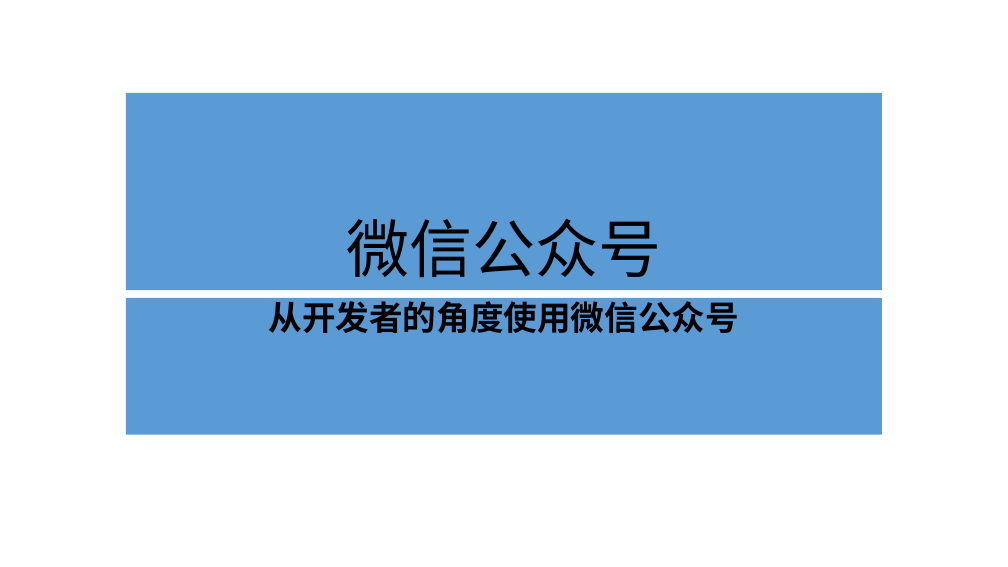
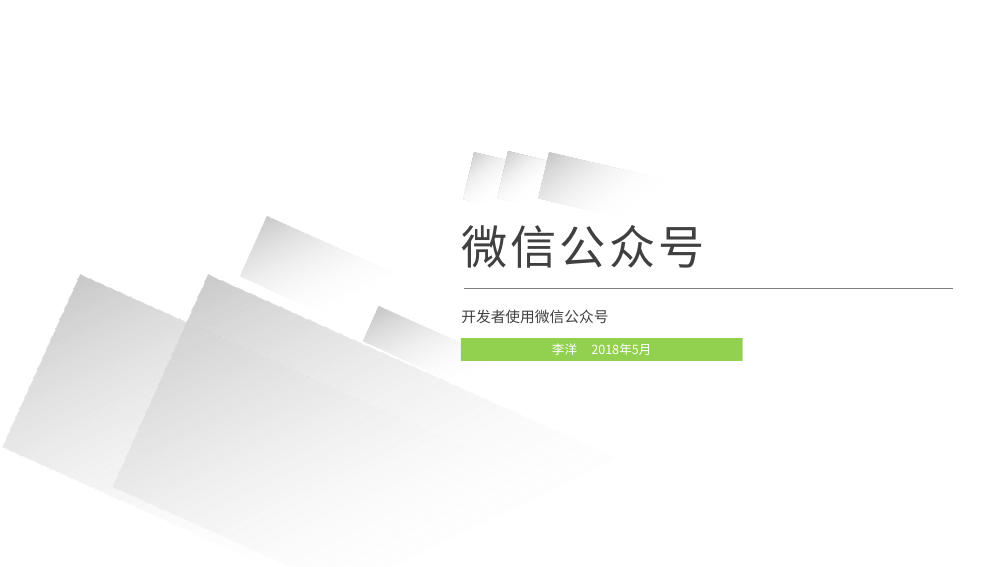
Before and after one commit to liyang1900/test, a slide deck: slide 1 of 微信公众号.pptx. Drawn at 1008x567 pixels with LibreOffice and Linux fonts; fonts in the diff are those of the drawing. Boxes give left, top, right and bottom in pixels: in the first picture for what was removed or moved away, otherwise in the second. Text is boxed around its words. In the diff, an @@ line names an element or a change of style, - is before the commit and + after.

```diff
--- a/微信公众号.pptx
+++ b/微信公众号.pptx
@@ rectangle added at (464, 153, 545, 216), fill gradient #23A9FF to #BFBFBF to #FFFFFF @@
@@ rectangle added at (498, 152, 578, 215), fill gradient #23A9FF to #BFBFBF to #FFFFFF @@
@@ rectangle added at (539, 152, 723, 239), fill gradient #23A9FF to #BFBFBF to #FFFFFF @@
@@ rectangle added at (241, 217, 467, 366), fill gradient #23A9FF to #BFBFBF to #FFFFFF @@
@@ text "微信公众号": place and size @@
-text "微信公众号" at (126, 93, 882, 290)
+text "微信公众号" at (461, 225, 705, 268)
@@ text "微信公众号" at (461, 225, 705, 268): size 60 to 44 pt, font Calibri to Noto Sans CJK SC, text colour #000000 to #404040, letter spacing 0 to 3 pt; alignment centre to left; line spacing 0.9 to 1; vertical alignment bottom to top; fill #5B9BD5 to none @@
@@ rectangle added at (2, 275, 723, 567), fill gradient #23A9FF to #BFBFBF to #FFFFFF @@
@@ rectangle added at (113, 274, 857, 567), fill gradient #23A9FF to #BFBFBF to #FFFFFF @@
@@ text "开发者使用微信公众号": place and size @@
-text "开发者使用微信公众号" at (126, 298, 882, 435)
+text "开发者使用微信公众号" at (461, 309, 608, 324)
@@ text "开发者使用微信公众号" at (461, 309, 608, 324): fill #5B9BD5 to none @@
@@ line added from (464, 288) to (954, 288), #808080 0.5 pt @@
@@ rectangle added at (364, 307, 580, 431), fill gradient #23A9FF to #BFBFBF to #FFFFFF @@
@@ text at (461, 309, 608, 324): text changed; size 32 to 14 pt; font Calibri to Lato; text colour #000000 to #404040; bold off @@
-从开发者的角度使用微信公众号
+开发者使用微信公众号
@@ rectangle added at (461, 338, 743, 361), fill #92D050, 12 pt, text #FFFFFF @@
+李洋 2018年5月
```
Also in this commit, not shown: 9 other slides changed, 7 slides added, 1 slide removed, 4 other files.
